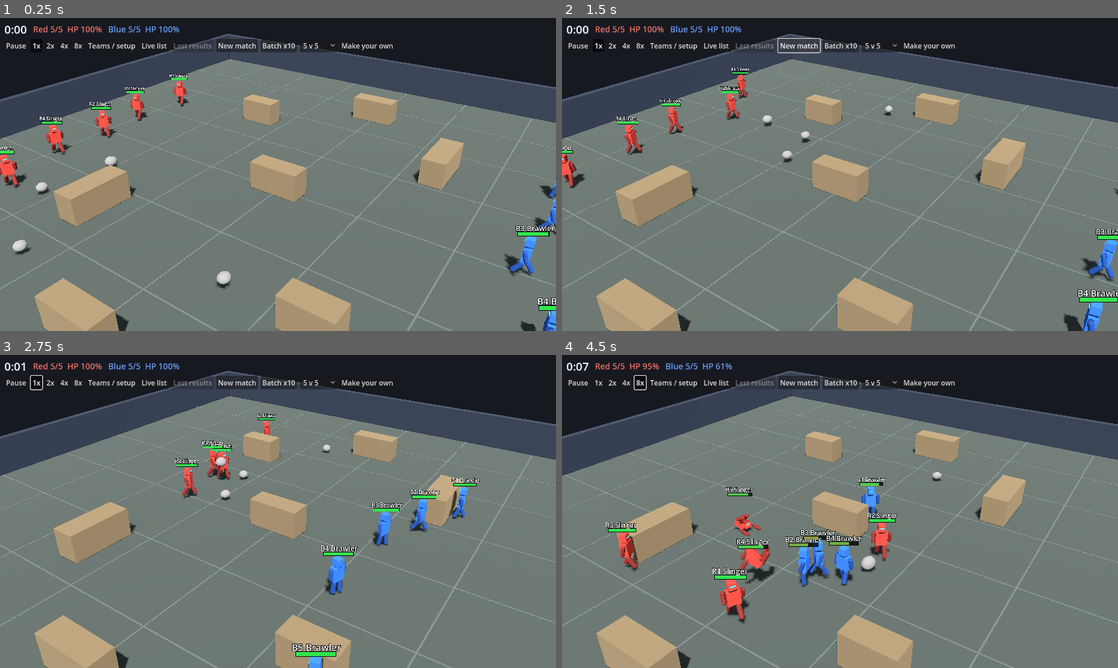
Above: before the commit, frames 1-4 (two rows, left to right).
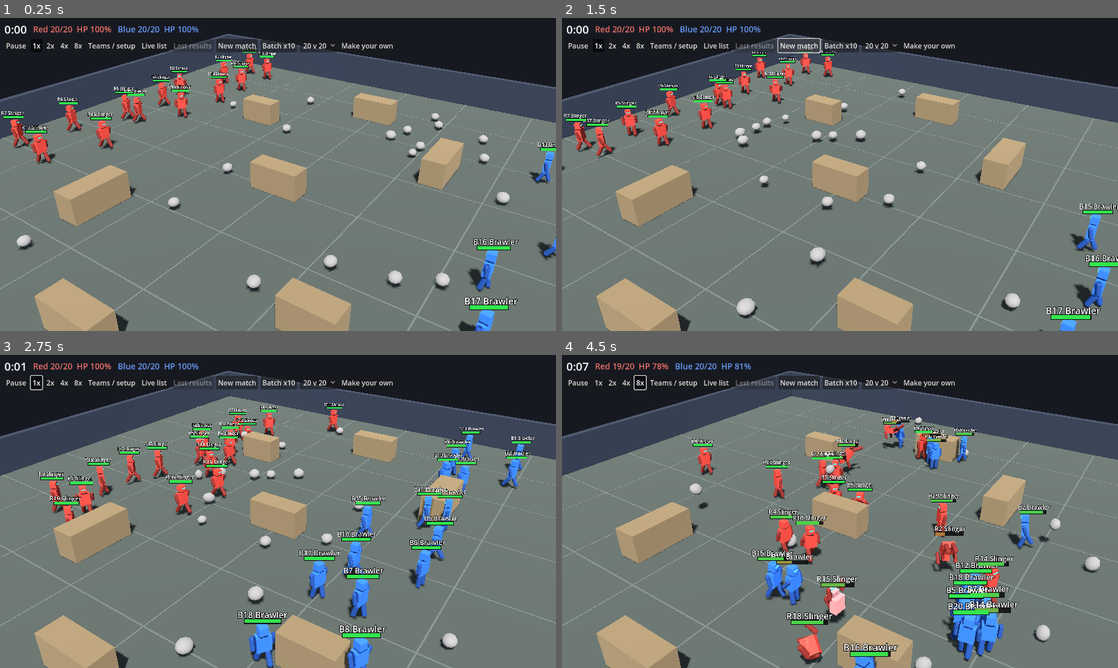
Above: after the commit, the same moments.

Repository: nathandunn/legion-bots
Game: Godot game, scene res://scenes/Main.tscn
Same seed, same stepped clock (60 frames per second), same inputs: the game is played once before the commit and once after it.
Inputs:
- Up to frame 1 (0.25 s): no input
- Up to frame 2 (1.5 s): click "New match" at 0.5 s; click "New match" at 1.25 s
- Up to frame 3 (2.75 s): click "1x" at 2 s
- Up to frame 4 (4.5 s): click "2x" at 2.75 s; click "4x" at 3.5 s; click "8x" at 4.25 s

The runs differ from the first frame. In frame 1, 7.7% of the frame differs, in the area x 0-100%, y 2-100%; in frame 2, 6.9%; in frame 3, 12%; in frame 4, 14%, in the area x 7-97%, y 2-100%.
Error in both runs: Invalid access to property or key 'team_build_names' on a base object of type 'Node (MatchManager)'. (res://scripts/hud.gd:779)

Commit message:
Default army size 20 v 20

Diff:
--- a/scripts/match_manager.gd
+++ b/scripts/match_manager.gd
@@ -7,7 +7,7 @@
 signal celebration_finished(match_index: int)
 signal dance_started(match_index: int)
 
-static var TEAM_SIZE := 5   # per side, 1..50; --size=N or ?size=N
+static var TEAM_SIZE := 20   # per side, 1..50; --size=N or ?size=N
 const MATCH_TIME := 150.0   # only the headless sims are capped (time_limit); a real match runs until a team is gone
 const ARENA_HALF := 20.0
 const ROCKS_PER_ROBOT := 0.5   # ~1 rock per 2 robots
Not shown, changed: dist/index.html
Not shown, changed: dist/index.js.gz
Not shown, changed: dist/index.pck.gz
Not shown, changed: dist/index.wasm.gz
